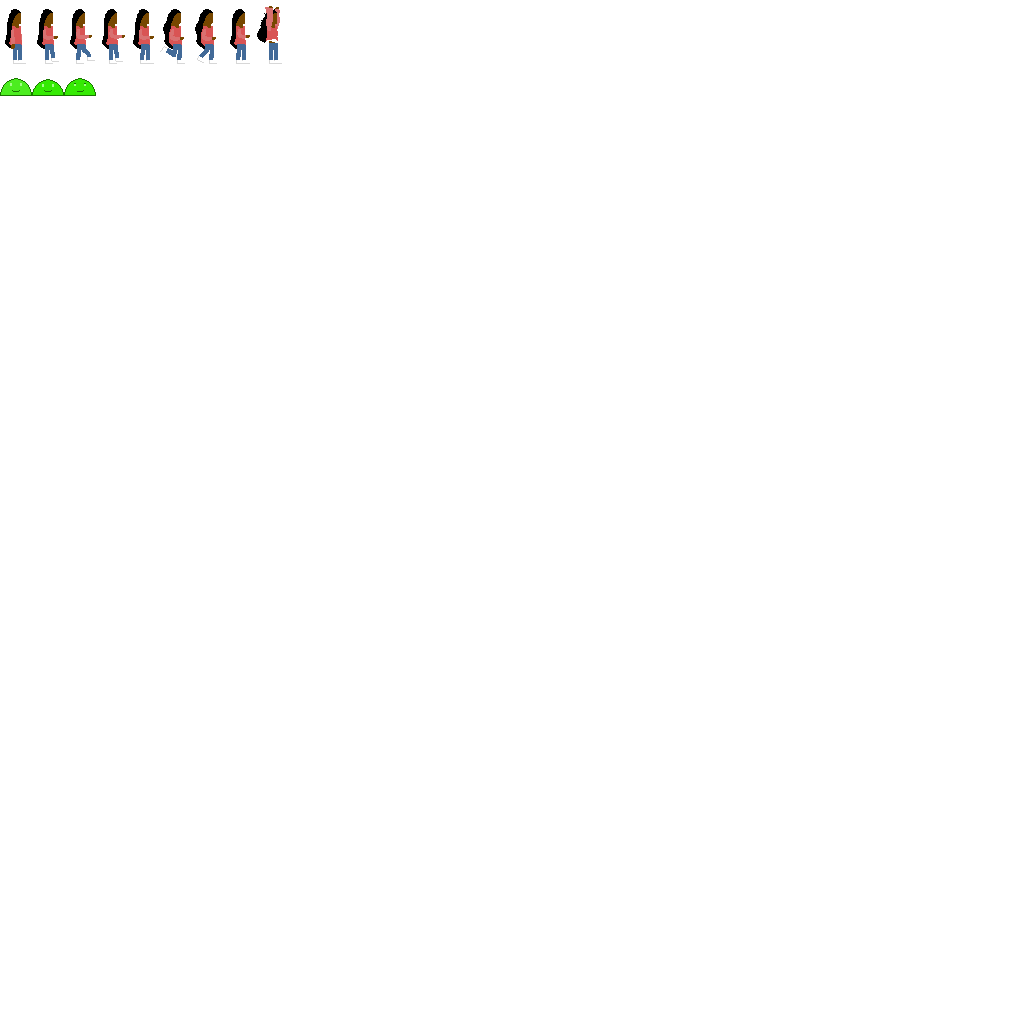
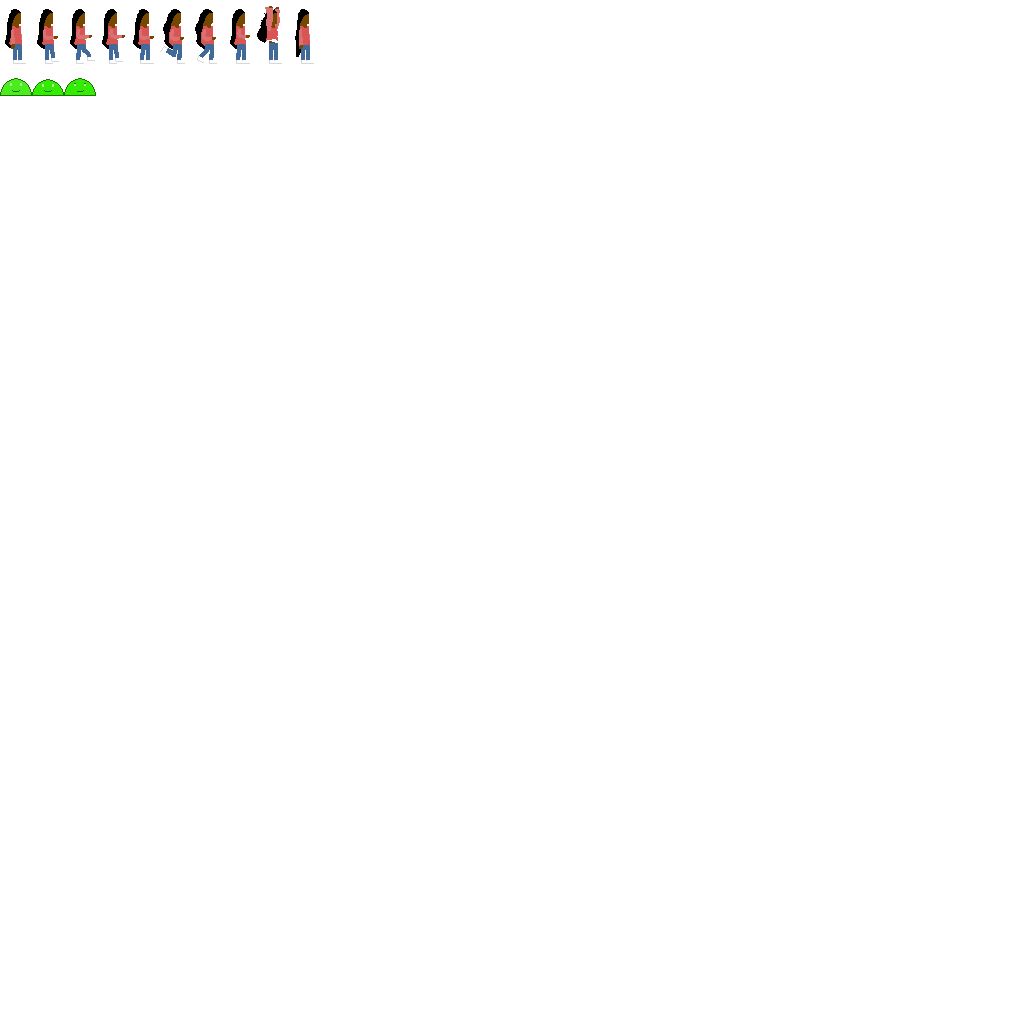
Layers edited between the first and the second 1024 × 1024 image:
painted on "FG" over [295, 9, 314, 64]
